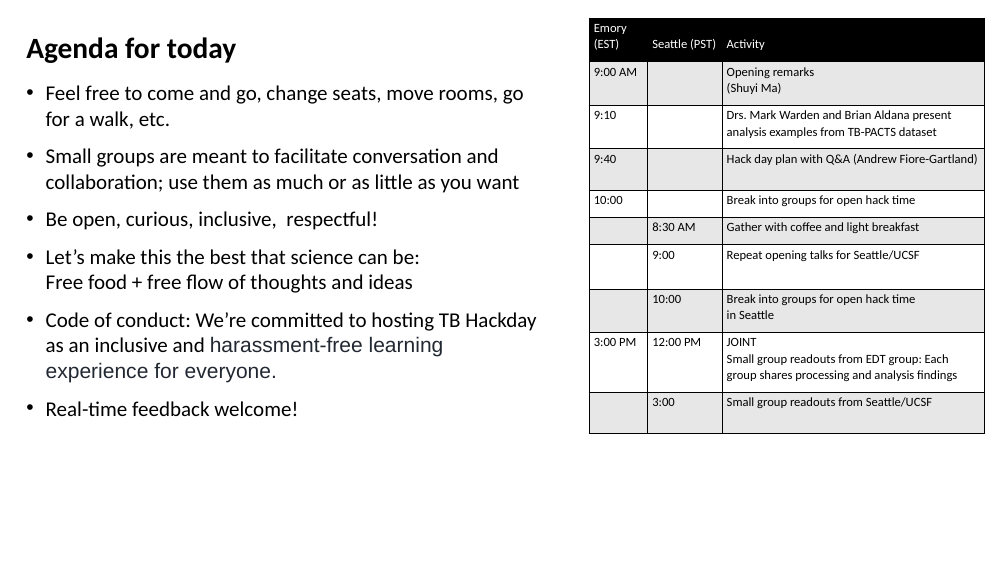
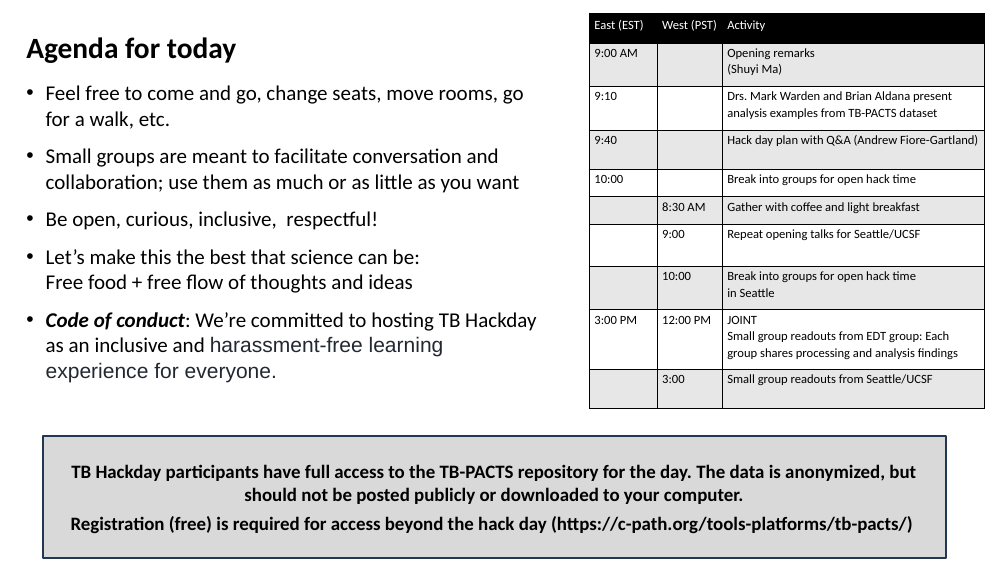
Before and after one commit to agartland/seatrac-hackday-2026, a slide deck: slide 4 of docs/SEATRAC_TB_hackday_intro_2026-FEB.pptx (slide 5 before the commit). Drawn at 1008x567 pixels with LibreOffice and Linux fonts; fonts in the diff are those of the drawing. Boxes give left, top, right and bottom in pixels: in the first picture for what was removed or moved away, otherwise in the second. Text is boxed around its words. In the diff, an @@ line names an element or a change of style, - is before the commit and + after.

```diff
--- a/docs/SEATRAC_TB_hackday_intro_2026-FEB.pptx
+++ b/docs/SEATRAC_TB_hackday_intro_2026-FEB.pptx
@@ table at (x1=590, y1=13, x2=985, y2=405) @@
-row 1, column 1: Emory (EST)
+row 1, column 1: East (EST)
-row 1, column 2: Seattle (PST)
+row 1, column 2: West (PST)
@@ table resized from (x1=589, y1=18, x2=984, y2=430) to (x1=590, y1=13, x2=985, y2=405) @@
@@ text at (x1=46, y1=312, x2=536, y2=382): bold on, italic on in "Code of conduct:" @@
@@ text at (x1=46, y1=401, x2=298, y2=416): paragraph removed @@
-• Real-time feedback welcome!
@@ rectangle added at (x1=43, y1=436, x2=946, y2=558), fill #D9D9D9, outline #233953 2 pt, 18 pt, text #000000, bold @@
+TB Hackday participants have full access to the TB-PACTS repository for the day. The data is anonymized, but should not be posted publicly or downloaded to your computer.
+Registration (free) is required for access beyond the hack day (https://c-path.org/tools-platforms/tb-pacts/)
```
Also in this commit, not shown: 1 other slide changed, 8 slides added, 2 slides removed.
